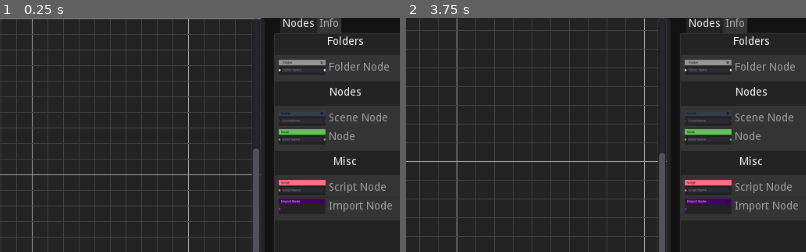
Above: before the commit, frames 1-2 (left to right).
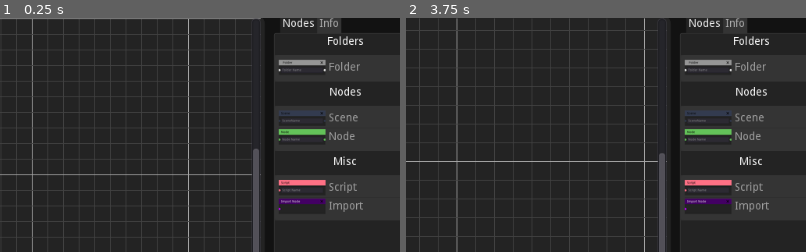
Above: after the commit, the same moments.

Repository: Mercadud/Godot-Project-Planner-Exporter
Game: Godot game, scene res://Scenes/Pages/Main Page.tscn
Same seed, same stepped clock (60 frames per second), same inputs: the game is played once before the commit and once after it.
Inputs (mouse positions are % of the whole screen's width and height, from its top left):
- Up to frame 1 (0.25 s): no input
- Up to frame 2 (3.75 s): click (23, 46) at 0.52 s; type "Alex" at 0.6 s; click "File" at 1.25 s; click "Edit" at 2 s; click (3, 9) at 2.75 s; click (9, 9) at 3.5 s
The pictures show only the part of the screen within x 48-98%, y 5-55%; the shares and areas given below are measured in that part.

The runs differ from the first frame. In frame 1, 0.5% of the frame differs, in the area x 90-98%, y 18-83%; in frame 2, 0.5%.
Error in both runs: Invalid get index 'info' (on base: 'Nil'). (res://Script/Tree/editor/Folder.gd:15)

Commit message:
more optimisations

Diff:
--- a/Scenes/Pages/Main Page.tscn
+++ b/Scenes/Pages/Main Page.tscn
@@ -241,7 +241,7 @@
 margin_right = 200.0
 margin_bottom = 61.0
 custom_styles/bg = ExtResource( 9 )
-items = [ "Folder Node", ExtResource( 5 ), false ]
+items = [ "Folder", ExtResource( 5 ), false ]
 auto_height = true
 same_column_width = true
 script = ExtResource( 18 )
@@ -265,7 +265,7 @@
 margin_right = 200.0
 margin_bottom = 85.0
 custom_styles/bg = ExtResource( 9 )
-items = [ "Scene Node", ExtResource( 8 ), false, "Node", ExtResource( 11 ), false ]
+items = [ "Scene", ExtResource( 8 ), false, "Node", ExtResource( 11 ), false ]
 auto_height = true
 script = ExtResource( 18 )
 
@@ -288,7 +288,7 @@
 margin_right = 200.0
 margin_bottom = 85.0
 custom_styles/bg = ExtResource( 9 )
-items = [ "Script Node", ExtResource( 10 ), false, "Import Node", ExtResource( 17 ), false ]
+items = [ "Script", ExtResource( 10 ), false, "Import", ExtResource( 17 ), false ]
 auto_height = true
 script = ExtResource( 18 )
 
@@ -419,12 +419,11 @@
 margin_bottom = 32.0
 
 [node name="functions" type="VBoxContainer" parent="Mount/MainWindow/Editor/Select/Info/Script"]
-margin_top = 36.0
-margin_right = 200.0
-margin_bottom = 84.0
+margin_right = 107.0
+margin_bottom = 24.0
 
 [node name="buttons" type="HBoxContainer" parent="Mount/MainWindow/Editor/Select/Info/Script/functions"]
-margin_right = 200.0
+margin_right = 107.0
 margin_bottom = 20.0
 alignment = 1
 
@@ -449,8 +448,6 @@
 text = "-"
 
 [node name="func" type="VBoxContainer" parent="Mount/MainWindow/Editor/Select/Info/Script/functions"]
-margin_right = 40.0
-margin_bottom = 40.0
 
 [node name="Node" type="VBoxContainer" parent="Mount/MainWindow/Editor/Select/Info"]
 visible = false
--- a/Script/Saver.gd
+++ b/Script/Saver.gd
@@ -31,7 +31,6 @@
 	###I have no clue what happens now...
 
 func exportProject():
-	###check if all the nodes have a name###
 	for node in get_tree().get_nodes_in_group("node"):
 		if node.info["name"] == "":
 			return false
@@ -100,18 +99,16 @@
 							###Import###
 							elif "Import" in nodeList[node]["nodeName"]:
 								nodeList[node]["path"] = nodeList[parent]["path"] + "/"
-								if nodeList[node]["importLocation"] != "":
-									var dir = Directory.new()
-									dir.open(nodeList[node]["importLocation"])
-									var fileName = nodeList[node]["importLocation"].split("/")
-									print(nodeList[node]["path"] + fileName[fileName.size() - 1])
-									dir.copy(nodeList[node]["importLocation"],  nodeList[node]["path"] + "/" + fileName[fileName.size() - 1])
+								var dir = Directory.new()
+								dir.open(nodeList[node]["importLocation"])
+								var fileName = nodeList[node]["importLocation"].split("/")
+								print(nodeList[node]["path"] + fileName[fileName.size() - 1])
+								dir.copy(nodeList[node]["importLocation"],  nodeList[node]["path"] + "/" + fileName[fileName.size() - 1])
 								nodeList[node]["isCreated"] = true
 	for i in get_tree().get_nodes_in_group("node"):
 		i.info["isCreated"] = false
 		i.updateInfo()
 	return true
-
 
 func getRandomNum():
 	if nodeList.size() != 0:
--- a/Script/Tree/editor/GraphEdit.gd
+++ b/Script/Tree/editor/GraphEdit.gd
@@ -29,17 +29,7 @@
 	return true
 
 func drop_data(_position, data):
-	var node
-	if "Folder" in data:
-		node = load("res://Scenes/nodesInherited/Folder.tscn")
-	elif "Import" in data:
-		node = load("res://Scenes/nodesInherited/Import.tscn")
-	elif "Scene" in data:
-		node = load("res://Scenes/nodesInherited/Scene.tscn")
-	elif "Script" in data:
-		node = load("res://Scenes/nodesInherited/Script.tscn")
-	elif "Node" in data:
-		node = load("res://Scenes/nodesInherited/Node.tscn")
+	var node = load("res://Scenes/nodesInherited/" + data + ".tscn")
 	if node != null:
 		var inst = node.instance()
 		add_child(inst)
--- a/Script/Tree/editor/Script.gd
+++ b/Script/Tree/editor/Script.gd
@@ -34,7 +34,7 @@
 
 
 func _on_removeFunction_button_up():
-	if functions.get_child_count() > 0:
+	if childLoc.info["functions"].size() > 0:
 		childLoc.info["functions"].remove(childLoc.info["functions"].size() - 1)
 		updateInfoPage()
 
--- a/Script/menus.gd
+++ b/Script/menus.gd
@@ -34,7 +34,7 @@
 	elif id == 1:
 		redoPressed()
 
-func _on_Help_item_pressed(id):
+func _on_Help_item_pressed(_id):
 	contactPressed()
 
 func NewPressed():
